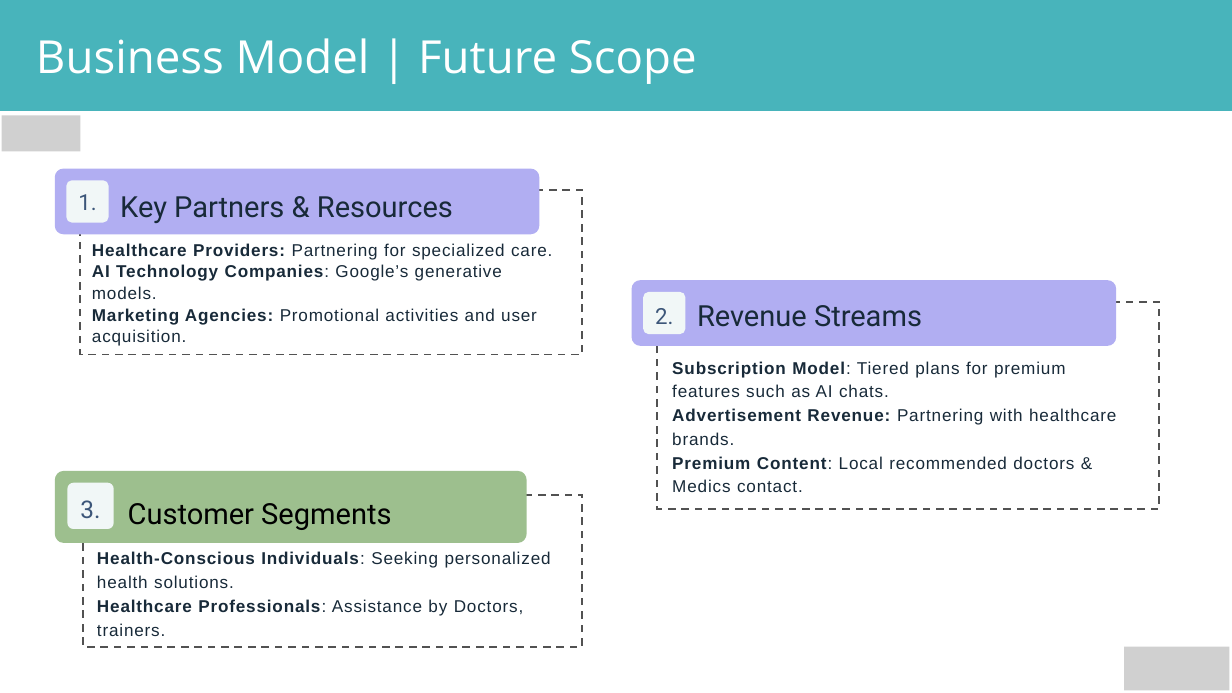
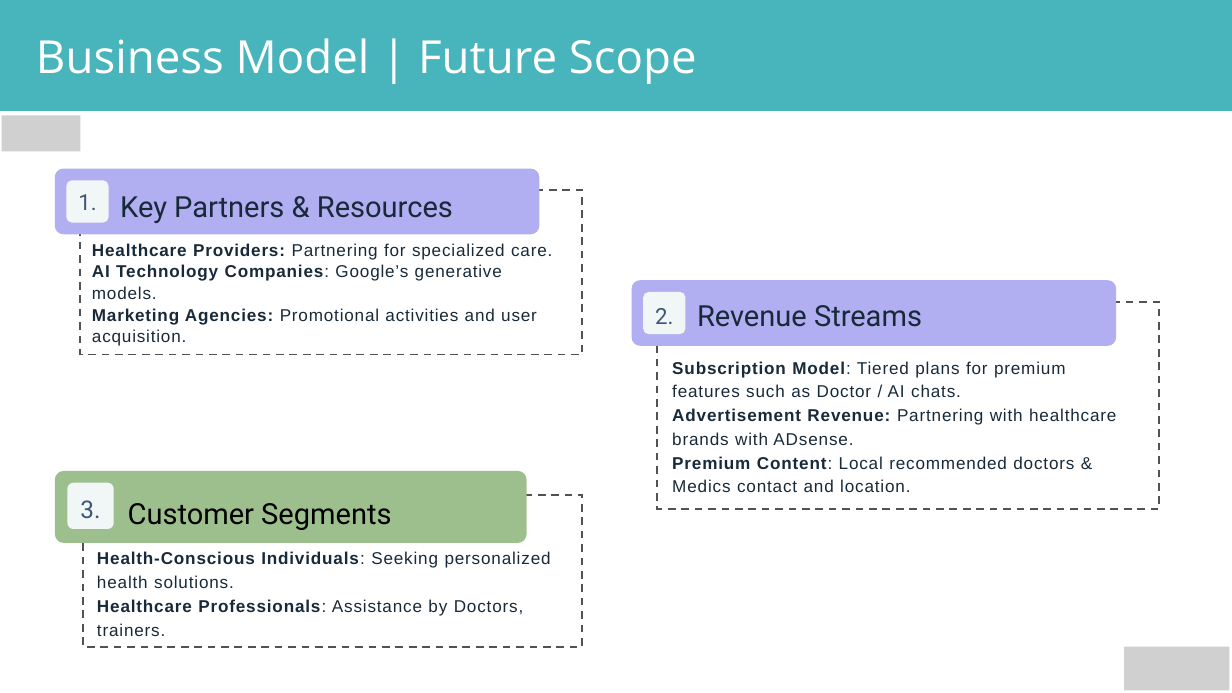
Before and after one commit to prashantzzz/cureAI, a slide deck: slide 14 of CUREAI.pptx (slide 11 before the commit). Drawn at 1232x693 pixels with LibreOffice and Linux fonts; fonts in the diff are those of the drawing; grey boxes stand for pictures. Boxes give left, top, right and bottom in pixels: in the first picture for what was removed or moved away, otherwise in the second. Text is boxed around its words. In the diff, an @@ line names an element or a change of style, - is before the commit and + after.

```diff
--- a/CUREAI.pptx
+++ b/CUREAI.pptx
@@ text at box(672, 361, 1116, 492): text changed @@
-Subscription Model: Tiered plans for premium features such as AI chats.
-Advertisement Revenue: Partnering with healthcare brands.
-Premium Content: Local recommended doctors & Medics contact.
+Subscription Model: Tiered plans for premium features such as Doctor / AI chats.
+Advertisement Revenue: Partnering with healthcare brands with ADsense.
+Premium Content: Local recommended doctors & Medics contact and location.
```
Also in this commit, not shown: 3 slides added, 1 other file.
